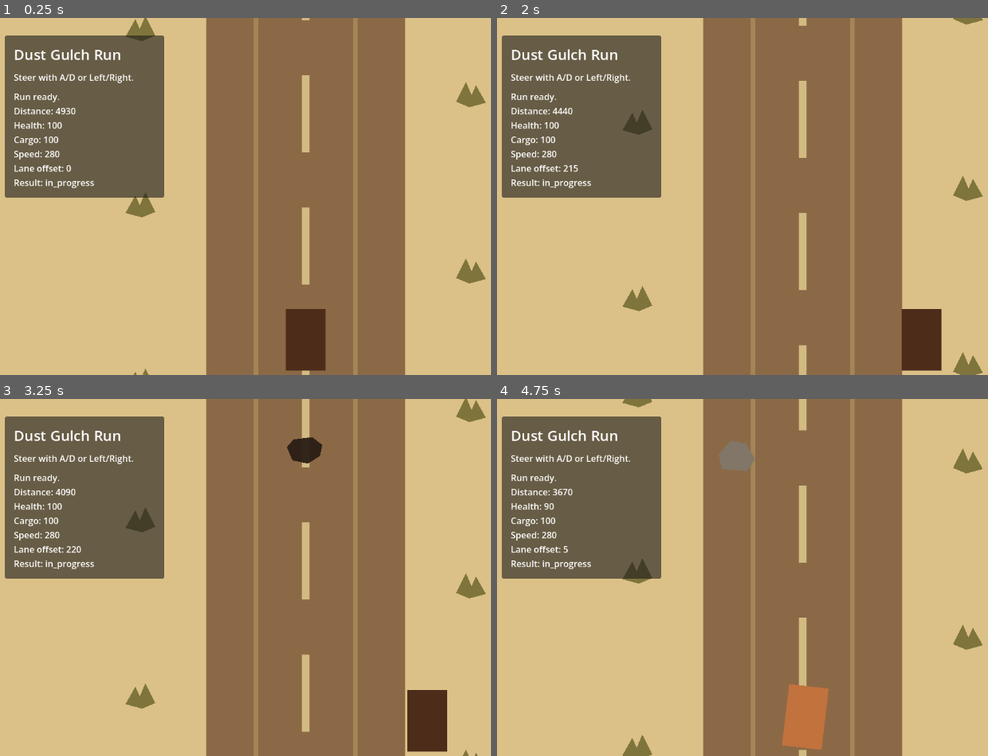
Above: before the commit, frames 1-4 (two rows, left to right).
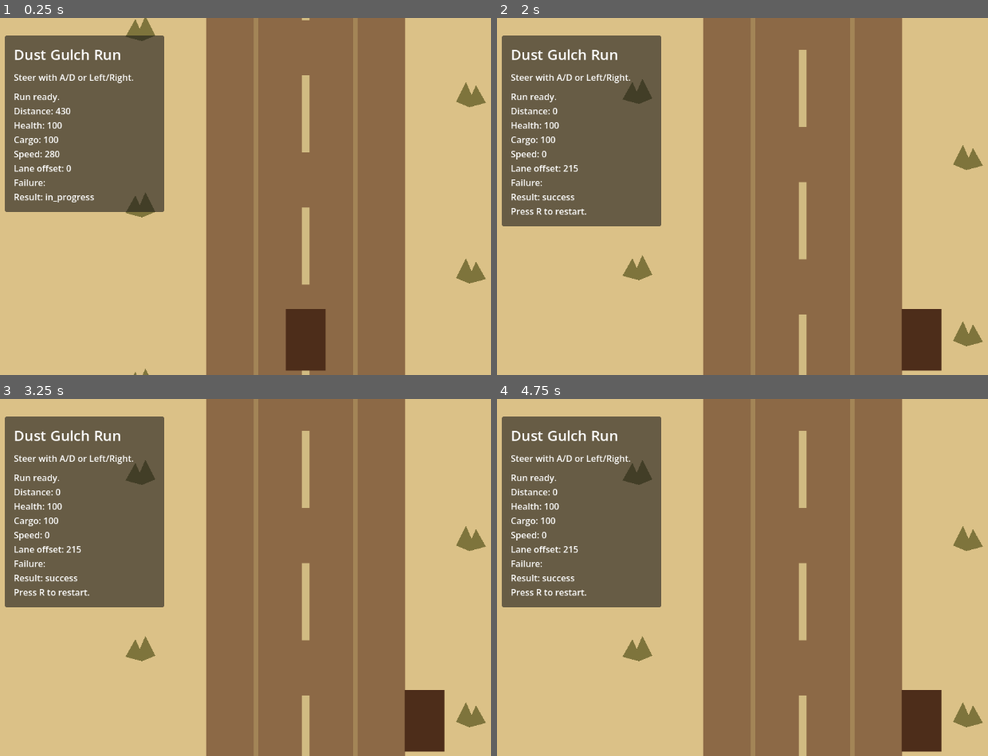
Above: after the commit, the same moments.

Repository: bbenefield89/The-Last-Delivery-to-Dust-Gulch
Game: Godot game, scene res://Scenes/AppRoot/AppRoot.tscn
Two runs of this game, one before a commit and one after it. Both use one fixed random seed, a clock stepped at 60 frames per second and the inputs below.
Inputs (mouse positions are in pixels of both pictures, inside the frame that each line leads up to):
- Up to frame 1 (0.25 s): no input
- Up to frame 2 (2 s): tap Enter at 0.5 s; move the mouse to (943, 178) at 0.52 s; hold D (steer_right) 0.53-1.25 s; hold Shift 0.53-1.25 s; click (943, 178) at 0.67 s; drag from (673, 214) to (771, 267) at 1.27 s
- Up to frame 3 (3.25 s): move the mouse to (368, 498) at 2.02 s; hold D (steer_right) 2.03-2.75 s; tap Ctrl at 2.1 s; drag from (274, 648) to (112, 523) at 2.77 s
- Up to frame 4 (4.75 s): move the mouse to (outside the picture) at 3.52 s; hold A (steer_left) 3.53-4.25 s; tap Delete at 3.6 s; drag from (609, 523) to (708, 488) at 4.27 s

The runs differ from the first frame. In frame 1, 1.6% of the frame differs, in the area x 0-34%, y 25-55%; in frame 2, 5.5%; in frame 3, 6.3%; in frame 4, 9.1%, in the area x 0-100%, y 0-100%.

Commit message:
feat(failures): add failure state model

Diff:
--- a/Scenes/AppRoot/AppRoot.tscn
+++ b/Scenes/AppRoot/AppRoot.tscn
@@ -4,4 +4,4 @@
 
 [node name="AppRoot" type="Node" unique_id=563153013]
 script = ExtResource("1_ohg6a")
-starting_distance = 5000.0
+starting_distance = 500.0
--- a/Scenes/RunScene/run_scene.gd
+++ b/Scenes/RunScene/run_scene.gd
@@ -101,12 +101,13 @@
 	if _run_state.result != RunStateType.RESULT_IN_PROGRESS:
 		restart_hint = "\nPress R to restart."
 
-	_status_label.text = "Run ready.\nDistance: %.0f\nHealth: %d\nCargo: %d\nSpeed: %.0f\nLane offset: %.0f\nResult: %s%s" % [
+	_status_label.text = "Run ready.\nDistance: %.0f\nHealth: %d\nCargo: %d\nSpeed: %.0f\nLane offset: %.0f\nFailure: %s\nResult: %s%s" % [
 		_run_state.distance_remaining,
 		_run_state.wagon_health,
 		_run_state.cargo_value,
 		_run_state.current_speed,
 		_run_state.lateral_position,
+		String(_run_state.active_failure),
 		String(_run_state.result),
 		restart_hint,
 	]
--- /dev/null
+++ b/Scripts/Failures/failure_state.gd
@@ -0,0 +1,22 @@
+extends RefCounted
+class_name FailureState
+
+const TYPE_WHEEL_LOOSE := &"wheel_loose"
+const TYPE_HORSE_PANIC := &"horse_panic"
+const TYPE_CARGO_SPILL := &"cargo_spill"
+const TYPE_AXLE_JAM := &"axle_jam"
+
+var failure_type: StringName
+var source_hazard: StringName
+var elapsed_time := 0.0
+var trigger_progress_ratio := 0.0
+
+
+func _init(
+	initial_failure_type: StringName = &"",
+	initial_source_hazard: StringName = &"",
+	initial_trigger_progress_ratio: float = 0.0
+) -> void:
+	failure_type = initial_failure_type
+	source_hazard = initial_source_hazard
+	trigger_progress_ratio = initial_trigger_progress_ratio
--- a/Scripts/RunState/run_state.gd
+++ b/Scripts/RunState/run_state.gd
@@ -1,5 +1,7 @@
 extends RefCounted
 class_name RunState
+
+const FailureStateType := preload("res://Scripts/Failures/failure_state.gd")
 
 const RESULT_IN_PROGRESS := &"in_progress"
 const RESULT_SUCCESS := &"success"
@@ -21,6 +23,7 @@
 var cargo_value: int = DEFAULT_CARGO_VALUE
 var current_speed: float = DEFAULT_FORWARD_SPEED
 var active_failure: StringName = DEFAULT_ACTIVE_FAILURE
+var current_failure: FailureStateType
 var result: StringName = DEFAULT_RESULT
 var lateral_position: float = DEFAULT_LATERAL_POSITION
 var last_hit_hazard: StringName = DEFAULT_LAST_HIT_HAZARD
@@ -32,6 +35,7 @@
 	cargo_value = DEFAULT_CARGO_VALUE
 	current_speed = DEFAULT_FORWARD_SPEED
 	active_failure = DEFAULT_ACTIVE_FAILURE
+	current_failure = null
 	result = DEFAULT_RESULT
 	lateral_position = DEFAULT_LATERAL_POSITION
 	last_hit_hazard = DEFAULT_LAST_HIT_HAZARD
@@ -51,3 +55,39 @@
 func configure_route_distance(value: float) -> void:
 	route_distance = max(1.0, value)
 	distance_remaining = route_distance
+
+
+func has_active_failure() -> bool:
+	return current_failure != null and active_failure != DEFAULT_ACTIVE_FAILURE
+
+
+func can_start_failure(failure_type: StringName) -> bool:
+	if failure_type == DEFAULT_ACTIVE_FAILURE:
+		return false
+
+	return not has_active_failure()
+
+
+func start_failure(failure_type: StringName, source_hazard: StringName = &"") -> bool:
+	if not can_start_failure(failure_type):
+		return false
+
+	active_failure = failure_type
+	current_failure = FailureStateType.new(
+		failure_type,
+		source_hazard,
+		get_delivery_progress_ratio(),
+	)
+	return true
+
+
+func tick_failure(delta: float) -> void:
+	if current_failure == null:
+		return
+
+	current_failure.elapsed_time += delta
+
+
+func clear_failure() -> void:
+	active_failure = DEFAULT_ACTIVE_FAILURE
+	current_failure = null
--- /dev/null
+++ b/Tests/Unit/test_failure_state.gd
@@ -0,0 +1,12 @@
+extends GutTest
+
+const FailureStateType := preload("res://Scripts/Failures/failure_state.gd")
+
+
+func test_failure_state_records_type_source_and_trigger_progress() -> void:
+	var failure := FailureStateType.new(&"wheel_loose", &"rock", 0.6)
+
+	assert_eq(failure.failure_type, &"wheel_loose")
+	assert_eq(failure.source_hazard, &"rock")
+	assert_eq(failure.trigger_progress_ratio, 0.6)
+	assert_eq(failure.elapsed_time, 0.0)
--- a/Tests/Unit/test_run_scene.gd
+++ b/Tests/Unit/test_run_scene.gd
@@ -15,6 +15,7 @@
 	state.cargo_value = 63
 	state.current_speed = 345.0
 	state.lateral_position = 12.0
+	state.active_failure = &"wheel_loose"
 	scene.setup(state)
 
 	var status_label: Label = scene.get_node("%StatusLabel")
@@ -23,6 +24,7 @@
 	assert_string_contains(status_label.text, "Cargo: 63")
 	assert_string_contains(status_label.text, "Speed: 345")
 	assert_string_contains(status_label.text, "Lane offset: 12")
+	assert_string_contains(status_label.text, "Failure: wheel_loose")
 
 
 func test_ready_registers_steering_input_actions() -> void:
--- a/Tests/Unit/test_run_state.gd
+++ b/Tests/Unit/test_run_state.gd
@@ -13,6 +13,7 @@
 	assert_eq(state.current_speed, RunStateType.DEFAULT_FORWARD_SPEED)
 	assert_eq(state.lateral_position, RunStateType.DEFAULT_LATERAL_POSITION)
 	assert_eq(state.active_failure, RunStateType.DEFAULT_ACTIVE_FAILURE)
+	assert_null(state.current_failure)
 	assert_eq(state.last_hit_hazard, &"")
 	assert_eq(state.result, RunStateType.DEFAULT_RESULT)
 
@@ -37,6 +38,7 @@
 	assert_eq(state.cargo_value, RunStateType.DEFAULT_CARGO_VALUE)
 	assert_eq(state.current_speed, RunStateType.DEFAULT_FORWARD_SPEED)
 	assert_eq(state.active_failure, RunStateType.DEFAULT_ACTIVE_FAILURE)
+	assert_null(state.current_failure)
 	assert_eq(state.result, RunStateType.DEFAULT_RESULT)
 	assert_eq(state.lateral_position, RunStateType.DEFAULT_LATERAL_POSITION)
 	assert_eq(state.last_hit_hazard, RunStateType.DEFAULT_LAST_HIT_HAZARD)
@@ -57,3 +59,39 @@
 
 	assert_eq(state.route_distance, 900.0)
 	assert_eq(state.distance_remaining, 900.0)
+
+
+func test_start_failure_creates_a_single_active_failure_record() -> void:
+	var state := RunStateType.new()
+	state.distance_remaining = 200.0
+
+	var did_start := state.start_failure(&"wheel_loose", &"rock")
+
+	assert_true(did_start)
+	assert_true(state.has_active_failure())
+	assert_eq(state.active_failure, &"wheel_loose")
+	assert_eq(state.current_failure.failure_type, &"wheel_loose")
+	assert_eq(state.current_failure.source_hazard, &"rock")
+	assert_eq(state.current_failure.trigger_progress_ratio, 0.6)
+
+
+func test_cannot_start_second_failure_until_current_failure_is_cleared() -> void:
+	var state := RunStateType.new()
+
+	assert_true(state.start_failure(&"wheel_loose", &"rock"))
+	assert_false(state.start_failure(&"horse_panic", &"tumbleweed"))
+	assert_eq(state.active_failure, &"wheel_loose")
+
+	state.clear_failure()
+
+	assert_true(state.start_failure(&"horse_panic", &"tumbleweed"))
+	assert_eq(state.active_failure, &"horse_panic")
+
+
+func test_tick_failure_increments_elapsed_time_for_active_failure() -> void:
+	var state := RunStateType.new()
+	state.start_failure(&"wheel_loose", &"rock")
+
+	state.tick_failure(0.75)
+
+	assert_eq(state.current_failure.elapsed_time, 0.75)
Not shown, added: Tests/Unit/test_failure_state.gd.uid
Not shown, changed: kanban_tasks_data.kanban
